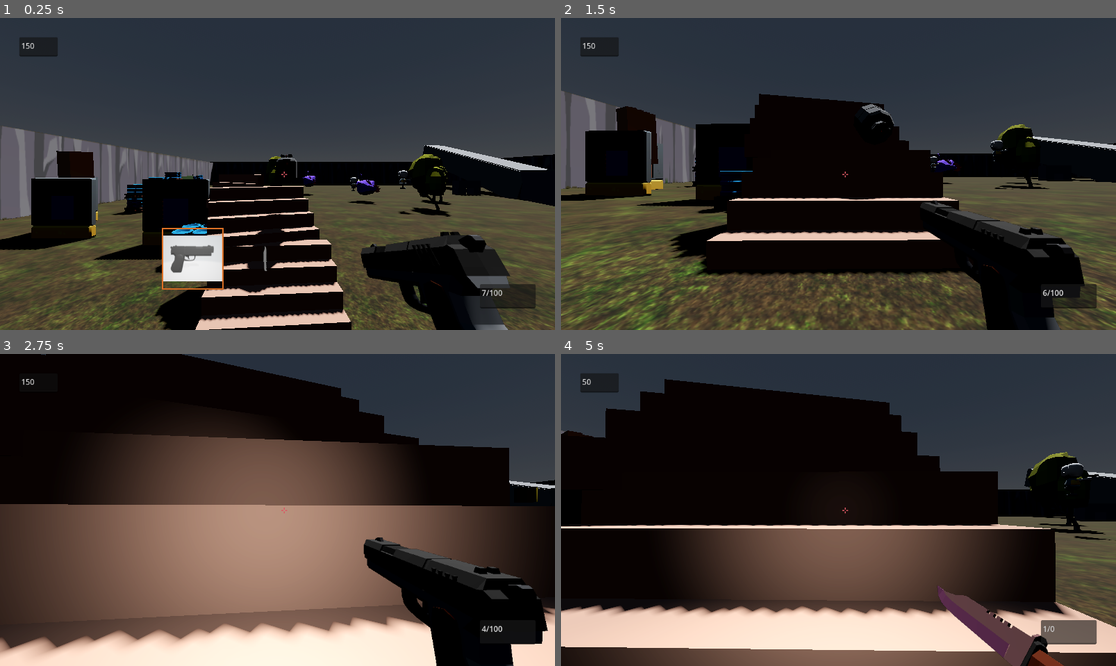
Above: before the commit, frames 1-4 (two rows, left to right).
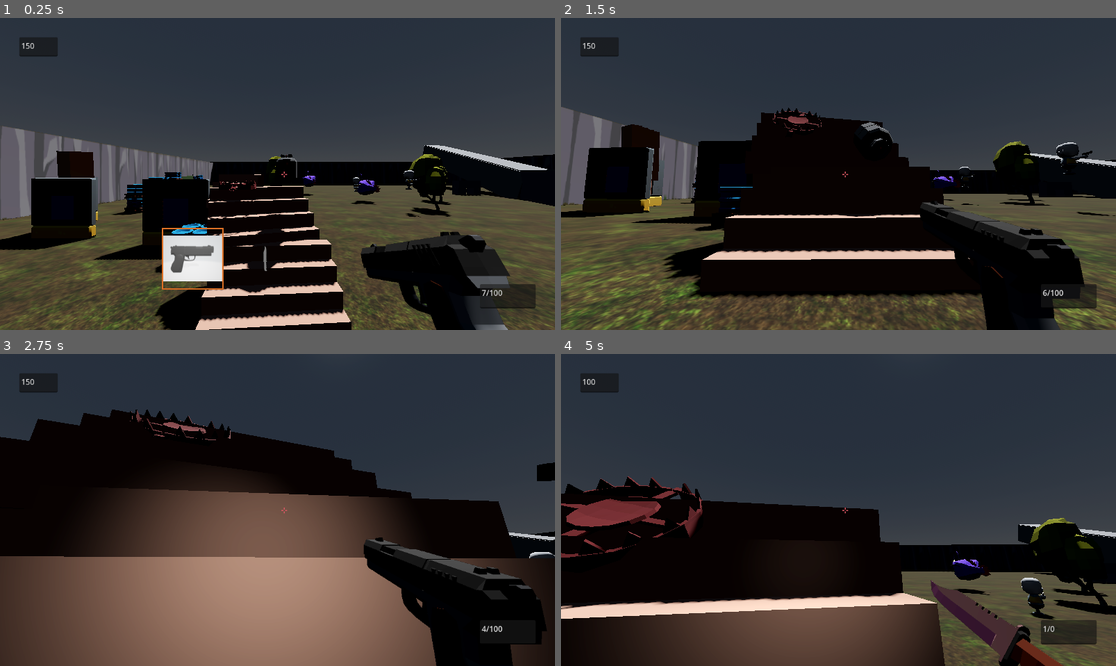
Above: after the commit, the same moments.

Repository: pixelcrust/godotfps
Game: Godot game, scene res://world.tscn
The game is run twice, just before and just after one commit, with the same random seed, the same clock (stepped at 60 frames per second) and the same inputs.
Inputs (mouse positions are in pixels of both pictures, inside the frame that each line leads up to):
- Up to frame 1 (0.25 s): no input
- Up to frame 2 (1.5 s): move the mouse to (866, 174) at 0.52 s; hold W (key_forward) from 0.53 s (still down); click (866, 174) at 0.6 s; tap Space (key_jump) at 0.77 s; move the mouse to (810, 174) at 1.27 s; tap F (Interact) at 1.35 s
- Up to frame 3 (2.75 s): keep holding W (key_forward); tap Space (key_jump) at 1.52 s; click (249, 510) at 1.55 s; move the mouse to (288, 503) at 2.02 s; hold Ctrl (key_crouch) from 2.03 s (still down); click (288, 503) at 2.3 s
- Up to frame 4 (5 s): keep holding W (key_forward); move the mouse to (832, 516) at 2.77 s; release Ctrl (key_crouch) at 2.78 s; tap G (key_drop_weapon) at 2.85 s; tap Space (key_jump) at 3.02, 3.77, 4.52 s; click (832, 516) at 3.05 s; move the mouse to (877, 513) at 3.52 s; tap Tab (key_next_weapon) at 3.6 s; click (877, 513) at 3.8 s; move the mouse to (794, 506) at 4.27 s; tap Shift (key_run) at 4.35 s; click (794, 506) at 4.55 s

The runs differ from the first frame. In frame 1, 0.3% of the frame differs, in the area x 29-76%, y 48-99%; in frame 2, 23%; in frame 3, 56%; in frame 4, 63%, in the area x 0-100%, y 8-100%.

Commit message:
recoil

Diff:
--- a/Scenes/beartrap.tscn
+++ b/Scenes/beartrap.tscn
@@ -49,11 +49,16 @@
 "close": SubResource("Animation_f134b")
 }
 
-[node name="Beartrap" type="Node3D"]
+[sub_resource type="CylinderShape3D" id="CylinderShape3D_fdwpp"]
+height = 0.210524
+radius = 1.48008
+
+[node name="Beartrap" type="RigidBody3D"]
 transform = Transform3D(0.5, 0, 0, 0, 0.5, 0, 0, 0, 0.5, 0, 0, 0)
 script = ExtResource("1_nnbfk")
 
 [node name="MeshInstance3D" type="MeshInstance3D" parent="."]
+transform = Transform3D(0.5, 0, 0, 0, 0.5, 0, 0, 0, 0.5, 0, 0, 0)
 mesh = ExtResource("2_oqcbj")
 surface_material_override/0 = SubResource("StandardMaterial3D_8xk0m")
 
@@ -74,3 +79,7 @@
 libraries = {
 "": SubResource("AnimationLibrary_2i5im")
 }
+
+[node name="CollisionShape3D" type="CollisionShape3D" parent="."]
+transform = Transform3D(0.5, 0, 0, 0, 0.5, 0, 0, 0, 0.5, 0, 0.0592143, 0)
+shape = SubResource("CylinderShape3D_fdwpp")
--- a/Scripts/enemy_dummy.gd
+++ b/Scripts/enemy_dummy.gd
@@ -9,7 +9,7 @@
 @onready var ray_view = $base/body/head/ray_view
 @onready var direction_helper = $base/body/direction_helper
 @onready var head = $base/body/head
-
+const SPEED = 5
 @onready var hp_start = 100
 @onready var hp = hp_start
 var vertical_shooting_error_range = 2
@@ -21,7 +21,7 @@
 
 var player = null
 
-@export var turn_speed_horizontally = 11
+@export var turn_speed_horizontally = 20
 @export var turn_speed_vertically = 59
 
 # Get the gravity from the project settings to be synced with RigidBody nodes.
@@ -52,7 +52,7 @@
 			velocity.x = 0
 			velocity.z = 0
 		2: #move
-			velocity = Vector3(0,-50,-50)*-transform.basis.z *delta
+			velocity = transform.basis.z * delta * SPEED *70
 		_:
 			state = 0
 	move_and_slide()
@@ -74,42 +74,27 @@
 	var vertical_angle = atan2(direction.y, direction.x)
 	#print_debug(rad_to_deg(vertical_angle))
 
-	# Convert the angle to degrees
-	#vertical_angle = rad_to_deg(vertical_angle)
-	#set the angle of the arm
-
 
 	arm.rotation.z = vertical_angle + deg_to_rad(randi_range(-vertical_shooting_error_range,vertical_shooting_error_range))
 
 
 	direction_helper.look_at(player.global_transform.origin,Vector3.UP)
-	#arm.look_at(player.global_transform.origin,Vector3.UP)
+
 	var ray_collider = ray_view.get_collider()
 	var vertical_angle_to_player = 0
 
-
 	if( ray_collider != player):
 
-		#body.rotate_y(1.0*delta)
 
 		rotate_y(-deg_to_rad(direction_helper.rotation.y * turn_speed_horizontally*delta))
 		#arm.rotate_z(deg_to_rad(dir_to_player) * turn_speed_horizontally*delta)
 		var ray_gun_collider = ray_gun.get_collider()
 
-		#for n in range(0,360,10):
-			#if ray_gun.get_collider().is_in_group("group_player"):
-				#vertical_angle_to_player = n
-			#arm.rotation.z = n
-
-		#while !ray_gun_collider.is_in_group("group_player"):
-			#gun.rotate_z(turn_speed_vertically*delta)
-		#head.rotate_x(-head.angle_to(player.globals_position)*turn_speed_vertically*delta)
-		#arm.rotate_x(-turn_speed_vertically*delta)
-
 	else:
 		#timer.start()
 		#print("raycastcollider:"+str(ray_view.get_collider())+".... player:"+str(player))
 		pass
+
 func _timeout():
 	shoot()
 	if state == 1:
--- a/Scripts/gun.gd
+++ b/Scripts/gun.gd
@@ -7,6 +7,7 @@
 @onready var sound_shoot = preload("res://Models/Sounds/sfx_weapon_singleshot21.wav")
 @onready var player = null
 @onready var emitter_shell = $MeshInstance3D/emitter_shell/GPUParticles3D
+const RECOIL = 5
 
 
 # Called when the node enters the scene tree for the first time.
@@ -21,6 +22,7 @@
 		pass
 	else:
 		if player.inventory[inventory_selector].loaded > 0:
+
 			player.inventory[inventory_selector].loaded -= 1
 			animation_player.play("shoot")
 			emitter_shell.set_emitting(true)
@@ -29,6 +31,7 @@
 			new_bullet.position = barrel.global_position
 			new_bullet.transform.basis = global_transform.basis
 			get_tree().root.get_children()[0].add_child(new_bullet);
+			player.camera.rotation.x += deg_to_rad(RECOIL)
 			await get_tree().create_timer(0.5).timeout
 		else:
 			pass
--- a/Scripts/shotgun.gd
+++ b/Scripts/shotgun.gd
@@ -5,6 +5,7 @@
 @onready var barrel = $MeshInstance3D/RayCast3D
 @onready var shell = preload("res://Scenes/shotgun_shell.tscn")
 @onready var player = null
+const RECOIL = 20
 
 # Called when the node enters the scene tree for the first time.
 func _ready():
@@ -24,6 +25,7 @@
 					new_shell.position = barrel.global_position
 					new_shell.transform.basis = global_transform.basis
 					get_tree().root.get_children()[0].add_child(new_shell);
+				player.camera.rotation.x += deg_to_rad(RECOIL)
 
 func reload(inventory_selector):
 	if animation_player.is_playing():
--- a/Scripts/sniper.gd
+++ b/Scripts/sniper.gd
@@ -5,6 +5,7 @@
 @onready var barrel = $RayCast3D
 @onready var bullet = preload("res://Scenes/bullet_big.tscn")
 @onready var player = null
+const RECOIL = 15
 
 """
 inventory.append({
@@ -31,6 +32,7 @@
 			new_bullet.position = barrel.global_position
 			new_bullet.transform.basis = global_transform.basis
 			get_tree().root.get_children()[0].add_child(new_bullet);
+			player.camera.rotation.x += deg_to_rad(RECOIL)
 		else:
 			pass
 
--- a/Scripts/sniper_dropped.gd
+++ b/Scripts/sniper_dropped.gd
@@ -1,6 +1,7 @@
 extends Node3D
 @onready var interaction_time = .5
 
+@onready var rigid_body = $RigidBody3D
 
 @onready var player = 0
 const item_id = 2
--- a/fire.tscn
+++ b/fire.tscn
@@ -1,17 +1,51 @@
-[gd_scene load_steps=3 format=3 uid="uid://scovo1ty57i8"]
+[gd_scene load_steps=5 format=3 uid="uid://scovo1ty57i8"]
 
 [sub_resource type="ParticleProcessMaterial" id="ParticleProcessMaterial_py3gw"]
-lifetime_randomness = 0.26
+lifetime_randomness = 1.0
+emission_shape_scale = Vector3(0.2, 0.2, 0.2)
+emission_shape = 3
+emission_box_extents = Vector3(1, 1, 1)
 direction = Vector3(0, 0, 0)
 spread = 180.0
+radial_velocity_max = 0.5
 gravity = Vector3(0, 1, 0)
+linear_accel_min = 1.0
+linear_accel_max = 10.0
+radial_accel_min = 0.1
+radial_accel_max = 0.1
+scale_min = 0.5
+
+[sub_resource type="StandardMaterial3D" id="StandardMaterial3D_o345p"]
+albedo_color = Color(0.984314, 0.294118, 0.203922, 1)
+roughness = 0.03
+emission_enabled = true
+emission = Color(0.827451, 0, 0, 1)
+emission_energy_multiplier = 5.0
+rim_enabled = true
 
 [sub_resource type="QuadMesh" id="QuadMesh_15iop"]
+material = SubResource("StandardMaterial3D_o345p")
+size = Vector2(0.1, 0.1)
+
+[sub_resource type="BoxShape3D" id="BoxShape3D_bj6qy"]
+size = Vector3(0.5, 0.2, 0.5)
 
 [node name="fire" type="Node3D"]
 
 [node name="GPUParticles3D" type="GPUParticles3D" parent="."]
+amount = 64
+lifetime = 0.4
 speed_scale = 0.2
 explosiveness = 0.5
+randomness = 1.0
+local_coords = true
 process_material = SubResource("ParticleProcessMaterial_py3gw")
 draw_pass_1 = SubResource("QuadMesh_15iop")
+
+[node name="Area3D" type="Area3D" parent="."]
+
+[node name="CollisionShape3D" type="CollisionShape3D" parent="Area3D"]
+shape = SubResource("BoxShape3D_bj6qy")
+
+[node name="CollisionShape3D2" type="CollisionShape3D" parent="Area3D"]
+shape = SubResource("BoxShape3D_bj6qy")
--- a/world.tscn
+++ b/world.tscn
@@ -194,3 +194,6 @@
 use_collision = true
 size = Vector3(1, 103.869, 9.86759)
 material = SubResource("StandardMaterial3D_ld07o")
+
+[node name="Beartrap" parent="." instance=ExtResource("8_f6haw")]
+transform = Transform3D(0.5, 0, 0, 0, 0.5, 0, 0, 0, 0.5, -19.9702, 4.84728, 22.3304)
Not shown: 1 places in Scenes/beartrap.tscn that only renumber resources
Not shown, added: Horror SFX Free.zip
